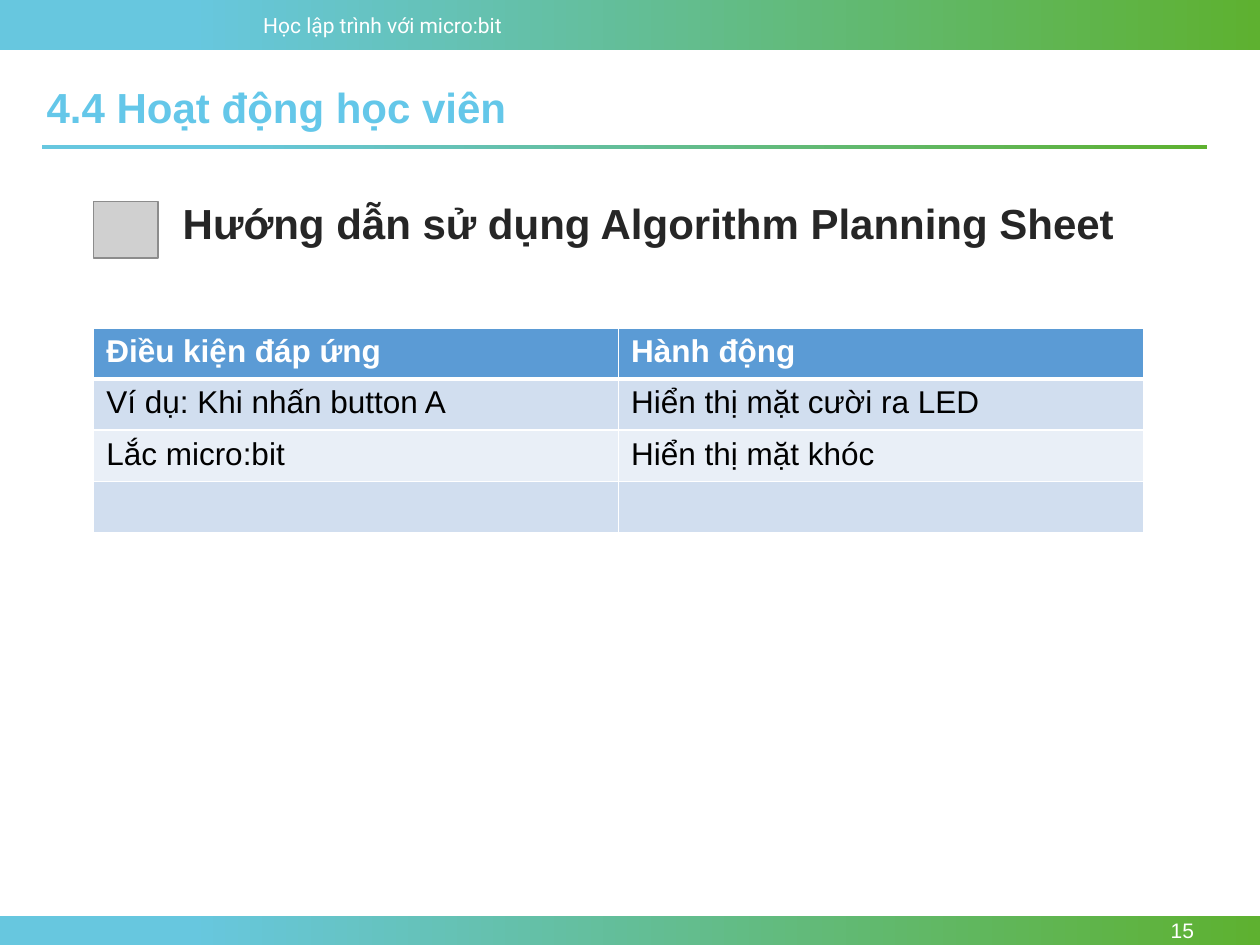
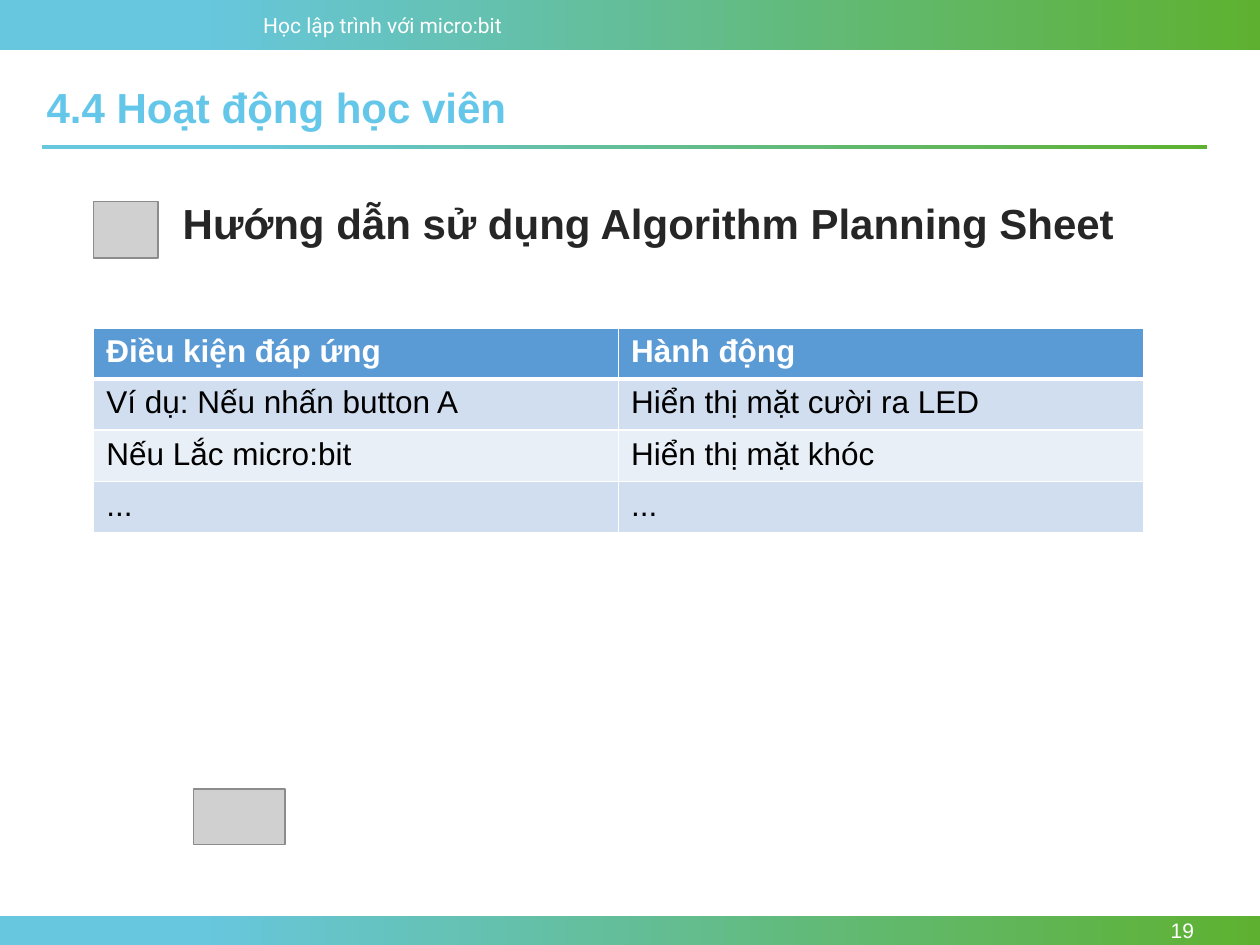
Before and after one commit to nhannn87dn/Learn-microbit, a slide deck: slide 19 of Lessions/Bai-04-Conditions-and-Logic/4.Conditional-and-Boolean.pptx (slide 15 before the commit). Drawn at 1260x945 pixels with LibreOffice and Linux fonts; fonts in the diff are those of the drawing; grey boxes stand for pictures; background and template pictures are left out. Boxes give left, top, right and bottom in pixels: in the first picture for what was removed or moved away, otherwise in the second. Text is boxed around its words. In the diff, an @@ line names an element or a change of style, - is before the commit and + after.

```diff
--- a/Lessions/Bai-04-Conditions-and-Logic/4.Conditional-and-Boolean.pptx
+++ b/Lessions/Bai-04-Conditions-and-Logic/4.Conditional-and-Boolean.pptx
@@ table at [93,328,1144,532] @@
-row 2, column 1: Ví dụ: Khi nhấn button A
+row 2, column 1: Ví dụ: Nếu nhấn button A
-row 3, column 1: Lắc micro:bit
+row 3, column 1: Nếu Lắc micro:bit
-row 4, column 1: 
+row 4, column 1: ...
-row 4, column 2: 
+row 4, column 2: ...
@@ picture added at [194,789,286,844] @@
@@ page number at [1171,923,1194,938]: text changed @@
-15
+19
```
Also in this commit, not shown: 1 other slide changed, 4 slides added, 2 other files.
